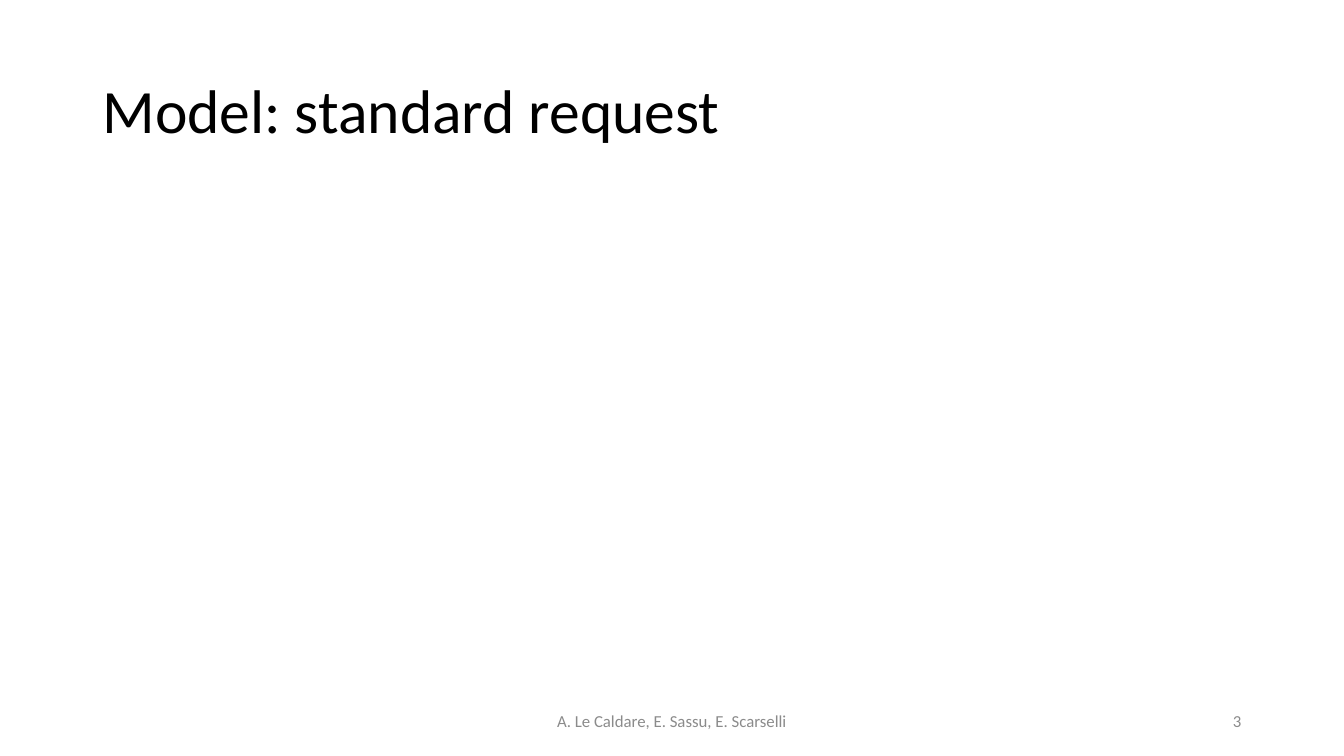
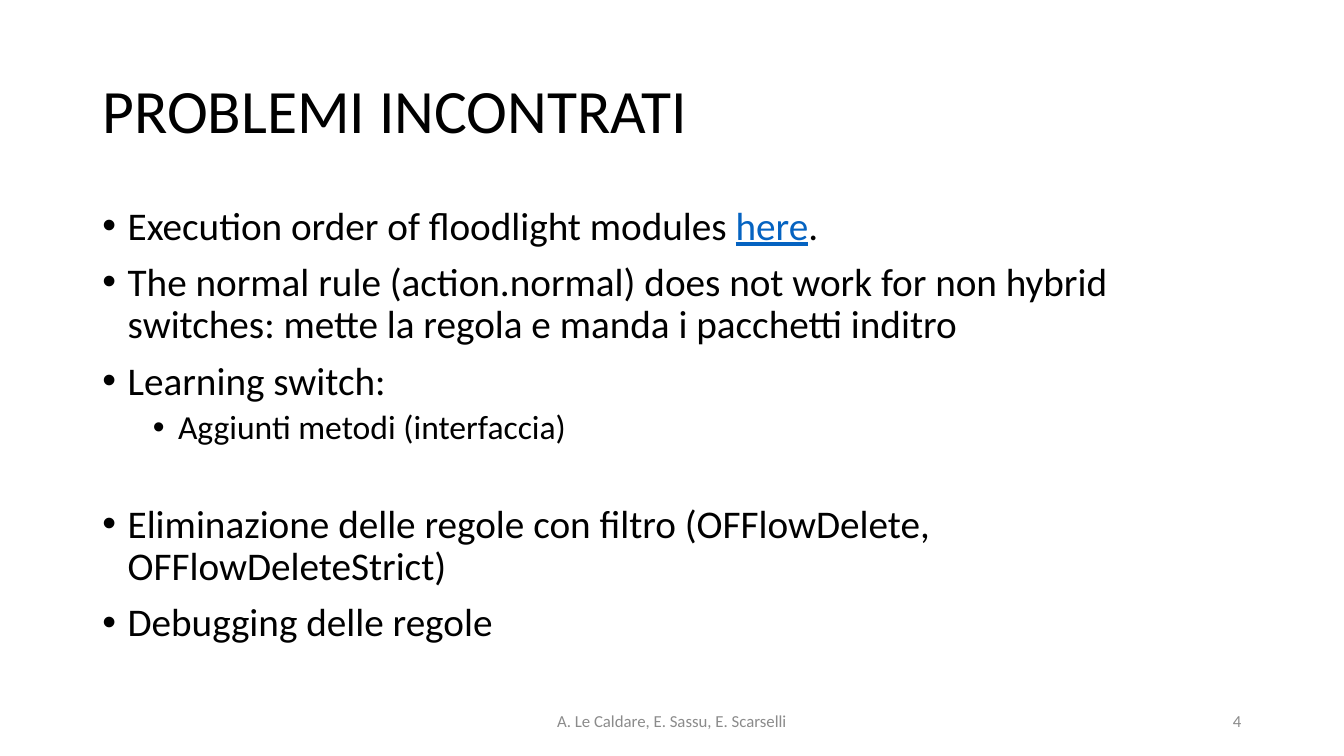
Before and after one commit to psoftware/ddosdefence-floodlight-controller, a slide deck: slide 4 of Docs/DDoSDefence.pptx (slide 3 before the commit). Drawn at 1344x756 pixels with LibreOffice and Linux fonts; fonts in the diff are those of the drawing. Boxes give left, top, right and bottom in pixels: in the first picture for what was removed or moved away, otherwise in the second. Text is boxed around its words. In the diff, an @@ line names an element or a change of style, - is before the commit and + after.

```diff
--- a/Docs/DDoSDefence.pptx
+++ b/Docs/DDoSDefence.pptx
@@ title at <box>102,93,687,134</box>: text changed @@
-Model: standard request
+PROBLEMI INCONTRATI
@@ text added at <box>128,212,1107,643</box>, 28 pt, text #000000 @@
+• Execution order of floodlight modules here.
+• The normal rule (action.normal) does not work for non hybrid switches: mette la regola e manda i pacchetti inditro
+• Learning switch:
+  • Aggiunti metodi (interfaccia)
+• Eliminazione delle regole con filtro (OFFlowDelete, OFFlowDeleteStrict)
+• Debugging delle regole
@@ page number at <box>1233,716,1241,727</box>: text changed @@
-3
+4
```
Also in this commit, not shown: 4 other slides changed, 1 slide added, 1 other file.
